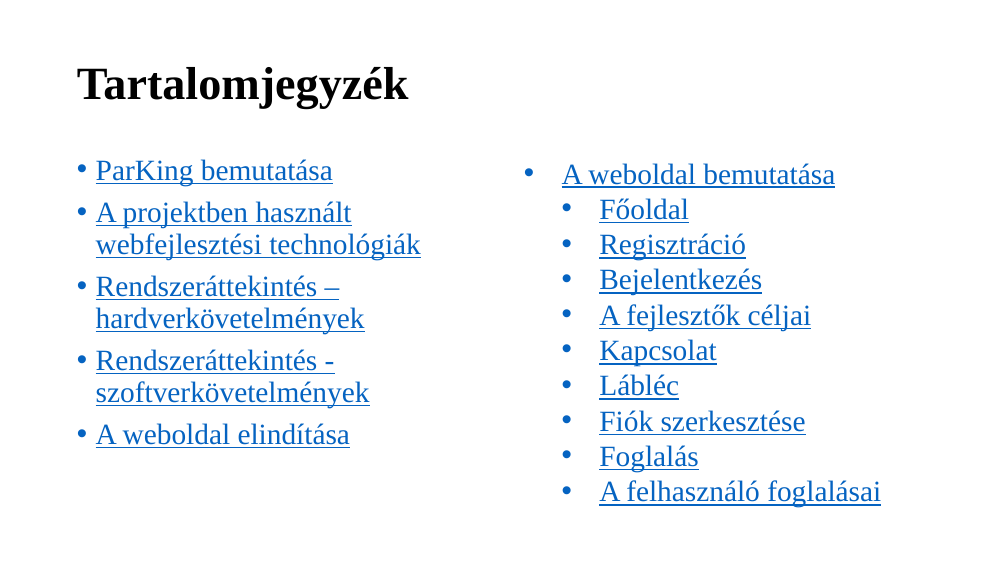
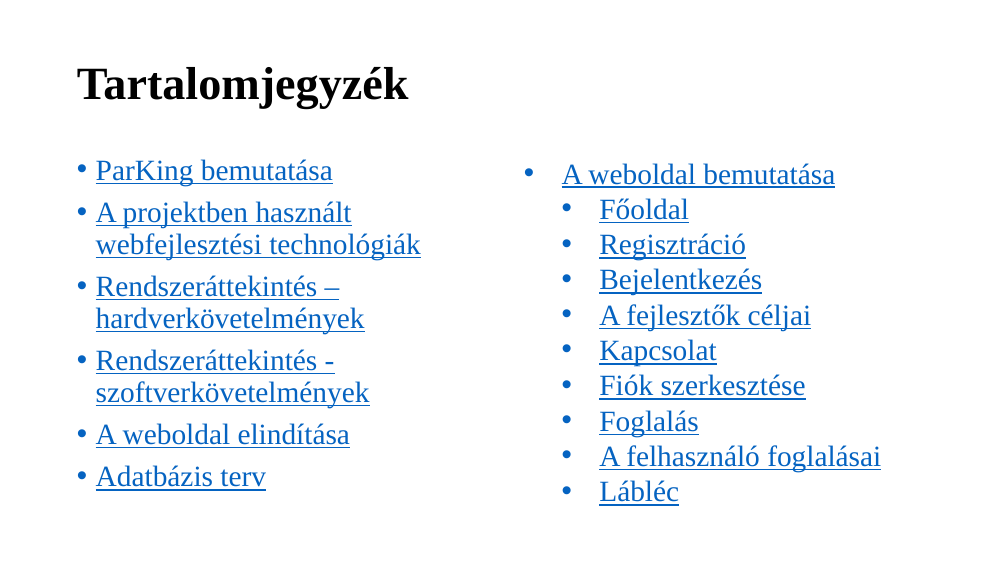
Before and after one commit to K0RN3L07/ParKing, a slide deck: slide 2 of Dokumentumok/ParKing-prezentacio.pptx. Drawn at 1008x567 pixels with LibreOffice and Linux fonts; fonts in the diff are those of the drawing. Boxes give left, top, right and bottom in pixels: in the first picture for what was removed or moved away, otherwise in the second. Text is boxed around its words. In the diff, an @@ line names an element or a change of style, - is before the commit and + after.

```diff
--- a/Dokumentumok/ParKing-prezentacio.pptx
+++ b/Dokumentumok/ParKing-prezentacio.pptx
@@ text at <box>599,374,679,400</box>: paragraph removed @@
-  • Lábléc
@@ text at <box>96,465,266,491</box>: paragraph added @@
+• Adatbázis terv
@@ text at <box>599,480,679,506</box>: paragraph added @@
+  • Lábléc
```
Also in this commit, not shown: 3 other slides changed, 2 slides added.
